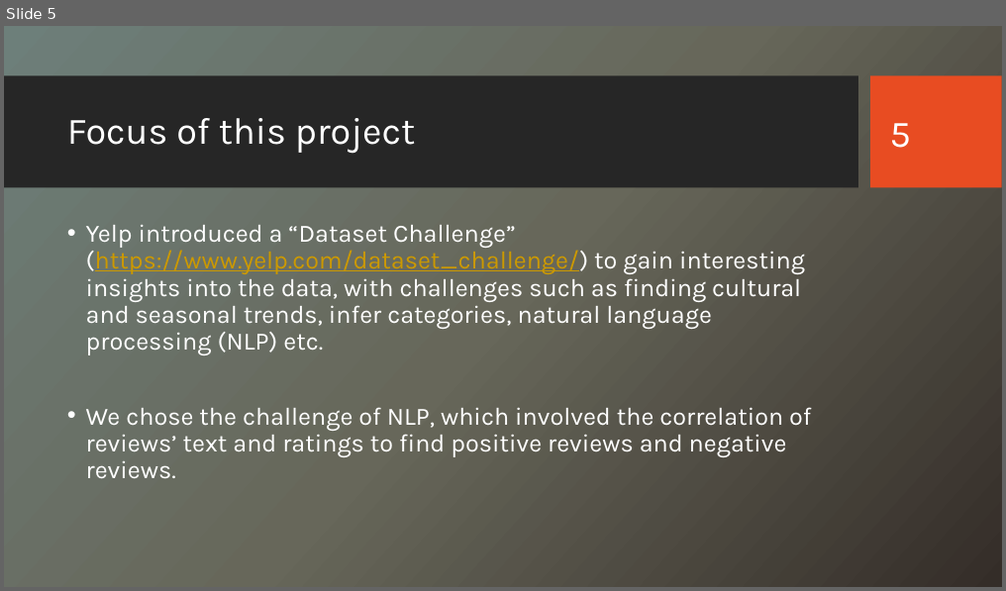
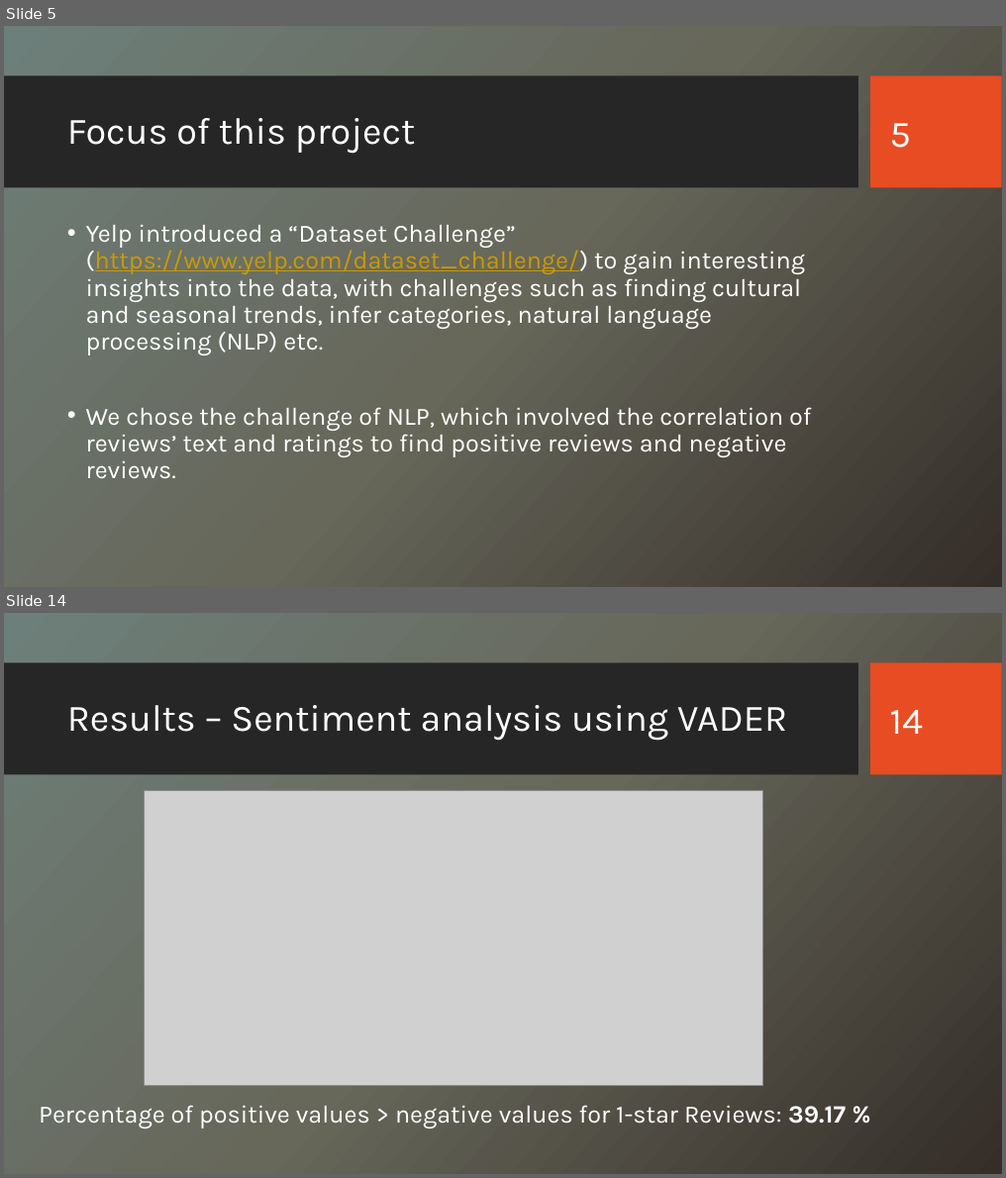
Before and after one commit to CS223-YelpReview/Yelp-NLP, a slide deck: Yelp Reviews – A Study.pptx. Shown one above the other, each under a label of ours: slide 5 before the commit, slides 5 and 14 after it; the slides between them are not shown. The pictures are 1006x591 and 1006x1178 pixels, drawn with LibreOffice and Linux fonts; fonts in the diff are those of the drawing; grey boxes stand for pictures; background and template pictures are left out. Boxes give left, top, right and bottom in pixels: in the first picture for what was removed or moved away, otherwise in the second. Text is boxed around its words. In the diff, an @@ line names an element or a change of style, - is before the commit and + after.

```diff
--- a/Yelp Reviews – A Study.pptx
+++ b/Yelp Reviews – A Study.pptx
@@ slide 14 added at box(4, 613, 1002, 1174), background picture (left out); not listed: 2 template elements that a slide beside it also shows @@
@@ title added at box(67, 705, 787, 740), 36 pt, text #FFFFFF @@
+Results – Sentiment analysis using VADER
@@ page number added at box(890, 710, 924, 734), 36 pt, text #FFFFFF @@
+14
@@ picture added at box(144, 791, 763, 1086) @@
@@ text added at box(39, 1105, 846, 1129), 24 pt, text #FFFFFF @@
+Percentage of positive values > negative values for 1-star Reviews: 39.17 %
```
Also in this commit, not shown: 6 slides changed, 6 other slides added, 1 slide removed.
